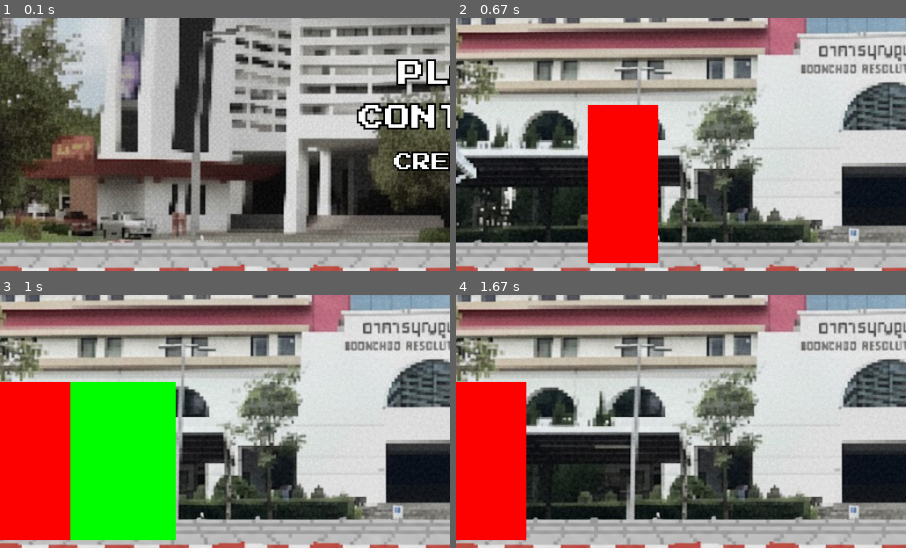
Above: before the commit, frames 1-4 (two rows, left to right).
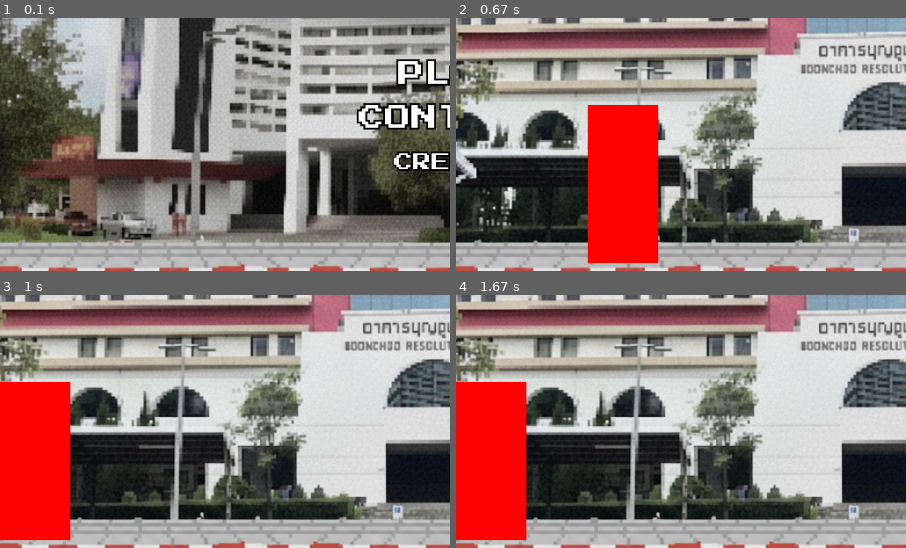
Above: after the commit, the same moments.

Repository: Blacxs23/5TuaSureJing-Python-Game-Project
Game: pygame game, started from New-game/Menu.py
Two runs of this game, one before a commit and one after it. Both use one fixed random seed, a clock stepped at 60 frames per second and the inputs below.
Inputs (mouse positions are % of the whole screen's width and height, from its top left):
- Up to frame 1 (0.1 s): no input
- Up to frame 2 (0.67 s): click (50, 54) at 0.38 s
- Up to frame 3 (1 s): hold T from 0.67 s (still down); hold A from 0.67 s (still down); move the mouse to (48, 62) at 0.7 s
- Up to frame 4 (1.67 s): release T at 1.2 s; release A at 1.2 s
The pictures show only the part of the screen within x 0-50%, y 43-93%; the shares and areas given below are measured in that part.

Frames 1-2 are identical in both runs. In frame 3, 15% of the frame differs, in the area x 15-40%, y 34-97%; in frame 4, nothing differs.

Commit message:
delete attack 2 (T)

Diff:
--- a/New-game/Character.py
+++ b/New-game/Character.py
@@ -32,15 +32,12 @@
             self.jump = True
 
         #attack
-        if key[pygame.K_r] or key[pygame.K_t]:
+        if key[pygame.K_r]:
             self.attack(surface)
 
             #determine which attack was uesd
             if key[pygame.K_r]:
                 self.attack_type = 1
-            if key[pygame.K_t]:
-                self.attack_type = 2
-
 
         #apply gravity
         self.vel_y += gravity
